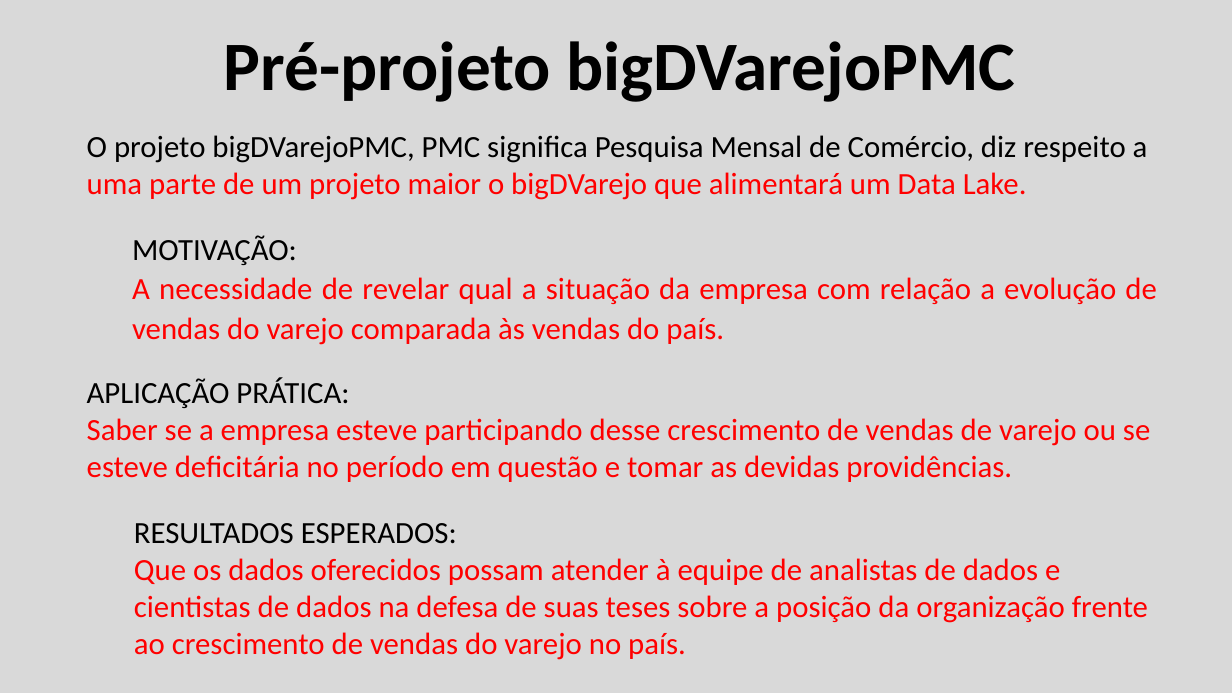
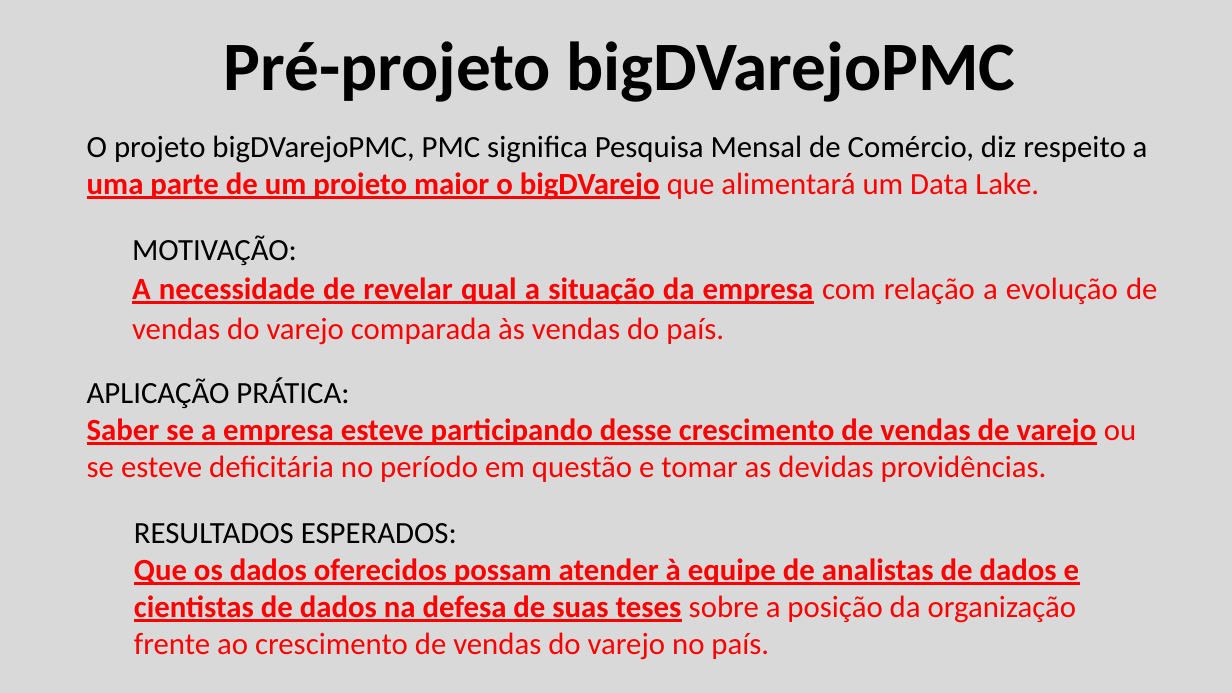
Before and after one commit to jairobernardesjunior/egd-bigDVarejo_PMCproject_, a slide deck: slide 1 of Pré-projeto bigDVarejoPMC.pptx. Drawn at 1232x693 pixels with LibreOffice and Linux fonts; fonts in the diff are those of the drawing. Boxes give left, top, right and bottom in pixels: in the first picture for what was removed or moved away, otherwise in the second. Text is boxed around its words. In the diff, an @@ line names an element or a change of style, - is before the commit and + after.

```diff
--- a/Pré-projeto bigDVarejoPMC.pptx
+++ b/Pré-projeto bigDVarejoPMC.pptx
@@ text "O projeto bigDVarejoPMC, PMC significa ..." at [87, 135, 1148, 200]: bold on, underline on in "uma parte de um projeto maior o ..." @@
@@ text at [132, 277, 1157, 345]: bold on, underline on in "A necessidade de revelar qual a situação ..." @@
@@ text at [87, 418, 1136, 482]: bold on, underline on in "Saber se a empresa esteve participando desse ..." @@
@@ text at [134, 558, 1079, 660]: bold on, underline on in "Que os dados oferecidos possam atender à ..." @@
```
Also in this commit, not shown: 4 other slides changed.
